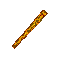
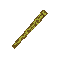
Revision of a layered 64×64 image; what changed, layer by layer:
painted on "Paint Layer 1" over [12, 10, 48, 49]
